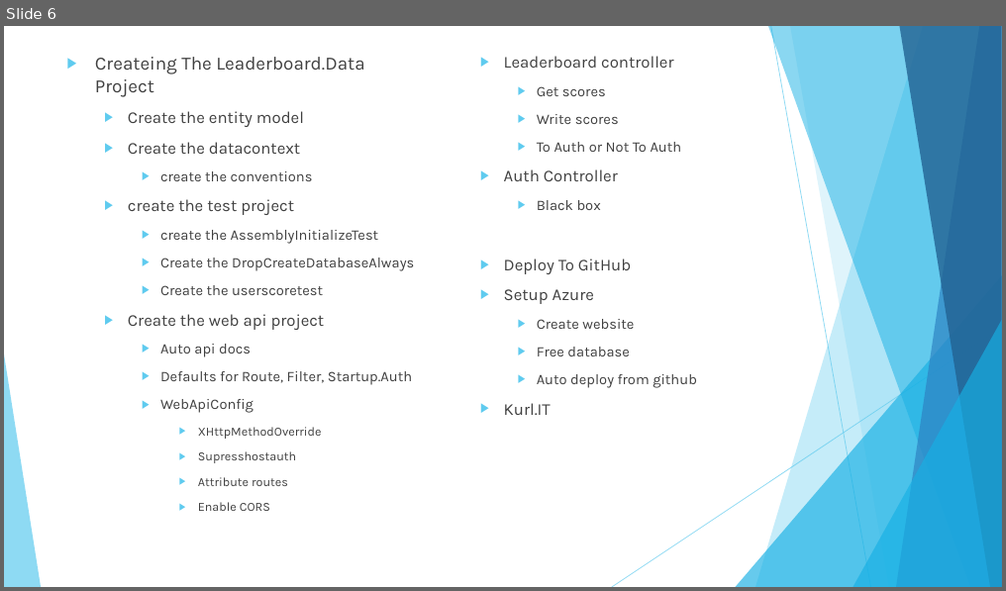
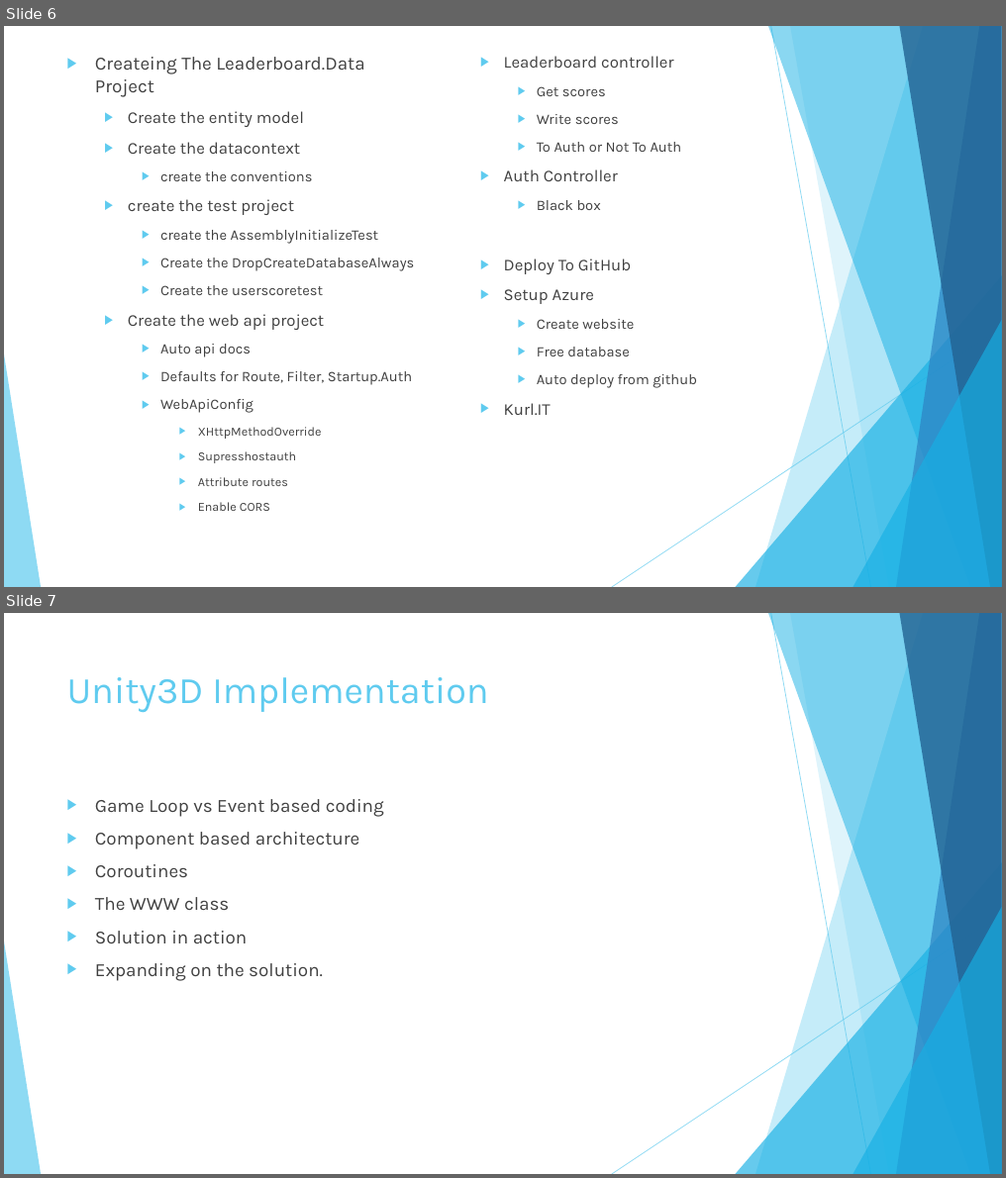
Before and after one commit to andrewboudreau/Leaderboard, a slide deck: Unity 3D and Azure.pptx. Shown one above the other, each under a label of ours: slide 6 before the commit, slides 6 and 7 after it. The pictures are 1006x591 and 1006x1178 pixels, drawn with LibreOffice and Linux fonts; fonts in the diff are those of the drawing. Boxes give left, top, right and bottom in pixels: in the first picture for what was removed or moved away, otherwise in the second. Text is boxed around its words. In the diff, an @@ line names an element or a change of style, - is before the commit and + after.

```diff
--- a/Unity 3D and Azure.pptx
+++ b/Unity 3D and Azure.pptx
@@ slide 7 added at (x1=4, y1=613, x2=1002, y2=1174), background #FFFFFF; not listed: 10 template elements that a slide beside it also shows @@
@@ title added at (x1=67, y1=677, x2=488, y2=713), 36 pt, text #5FCBEF @@
+Unity3D Implementation
@@ text added at (x1=95, y1=799, x2=384, y2=981), 18 pt, text #404040 @@
+▶ Game Loop vs Event based coding
+▶ Component based architecture
+▶ Coroutines
+▶ The WWW class
+▶ Solution in action
+▶ Expanding on the solution.
```
Also in this commit, not shown: 4 other slides added.
